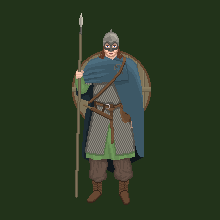
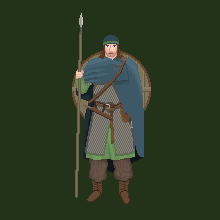
Before/after of a w=220, h=220 layered artwork. What changed in the layer stack:
painted on "Background" over bbox(100, 29, 119, 60)
